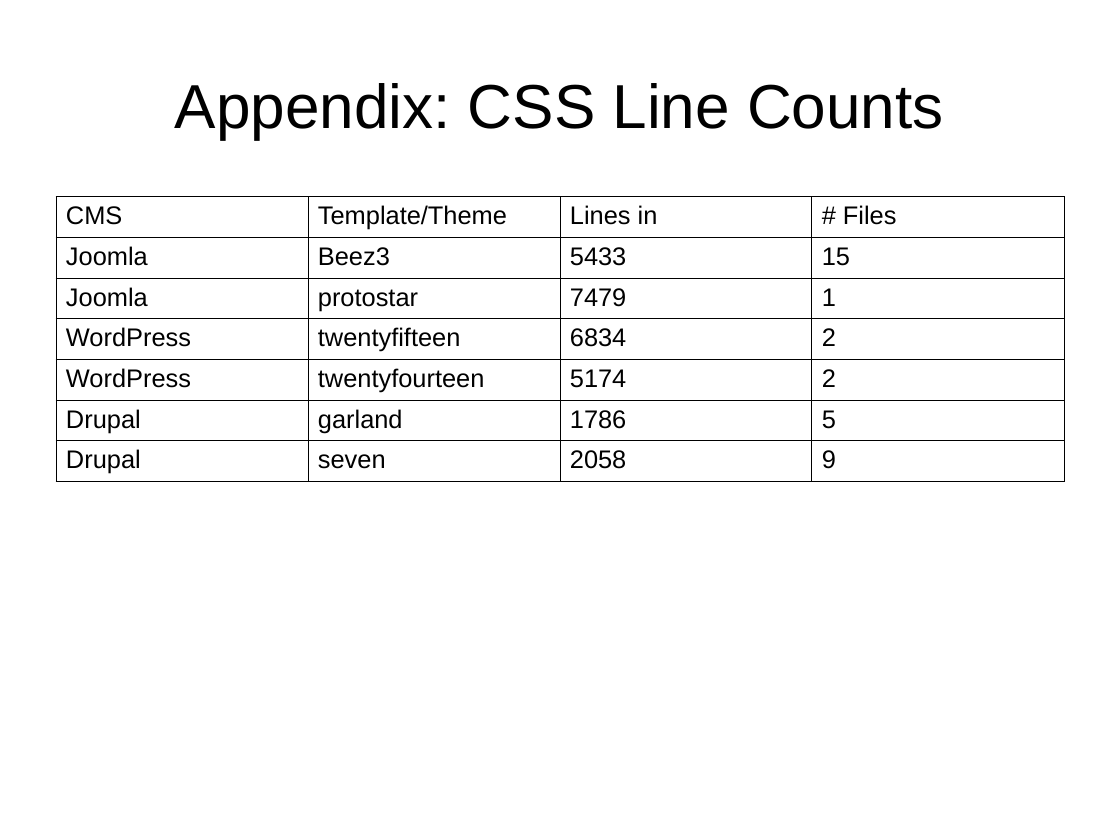
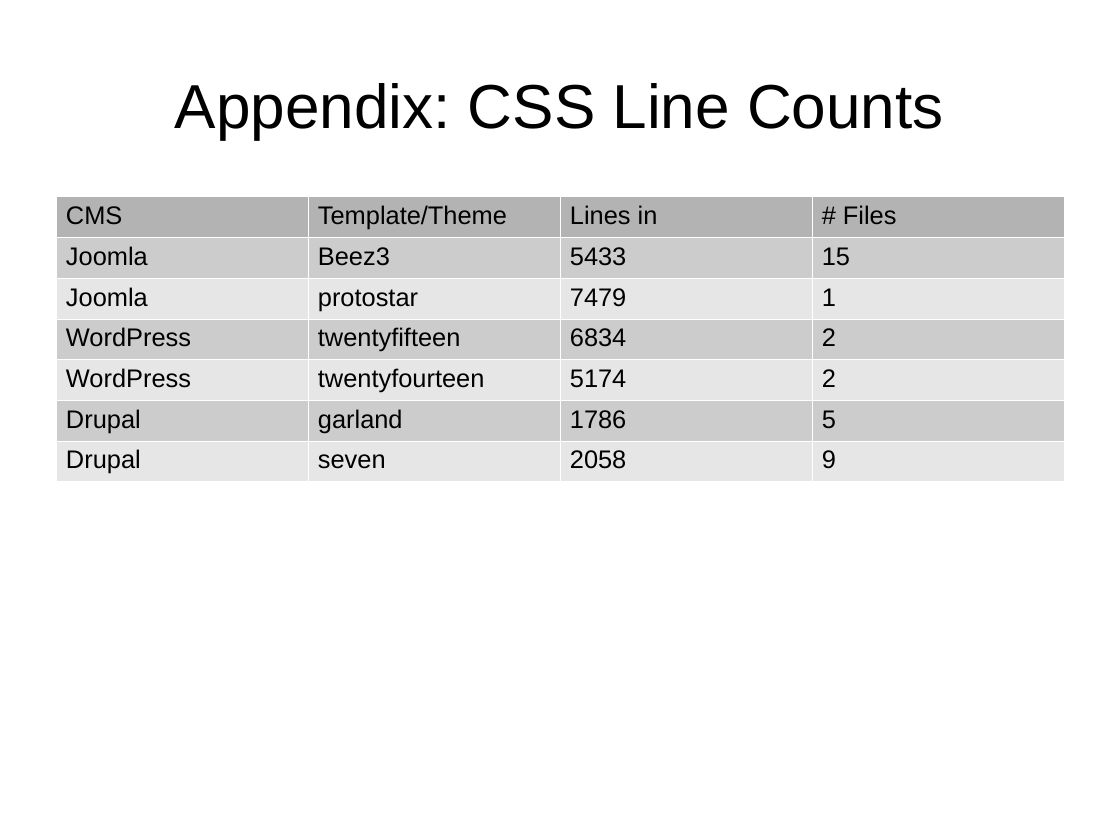
Before and after one commit to tomwhartung/jmws_accoutrements, a slide deck: slide 32 of presentations/2015_09-Joomla/Device_Detection-In_Protostar_and_Beez3.odp (slide 30 before the commit). Drawn at 1120x840 pixels with LibreOffice and Linux fonts; fonts in the diff are those of the drawing. Boxes give left, top, right and bottom in pixels: in the first picture for what was removed or moved away, otherwise in the second. Text is boxed around its words. In the diff, an @@ line names an element or a change of style, - is before the commit and + after.

```diff
--- a/presentations/2015_09-Joomla/Device_Detection-In_Protostar_and_Beez3.odp
+++ b/presentations/2015_09-Joomla/Device_Detection-In_Protostar_and_Beez3.odp
@@ table at <box>56,196,1064,478</box> @@
@@ fill none to #B3B3B3 in row 1 @@
@@ fill none to #CCCCCC in 12 cells @@
@@ fill none to #E6E6E6 in 12 cells @@
@@ borders changed @@
```
Also in this commit, not shown: 4 other slides changed, 3 slides added, 1 slide removed, 1 other file.
